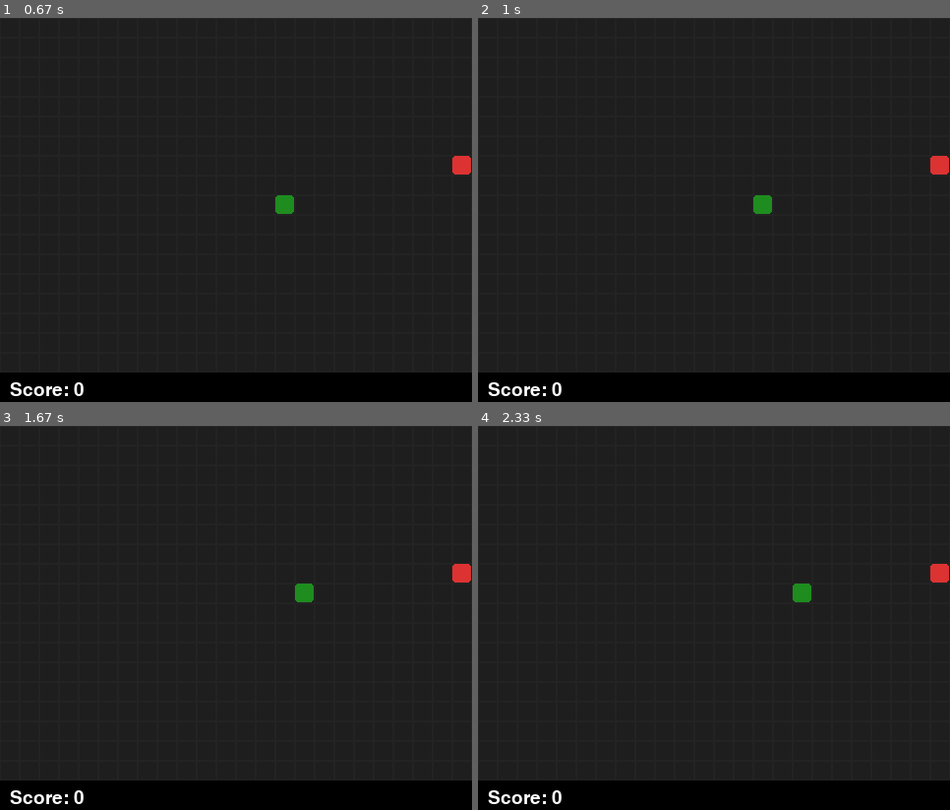
Above: before the commit, frames 1-4 (two rows, left to right).
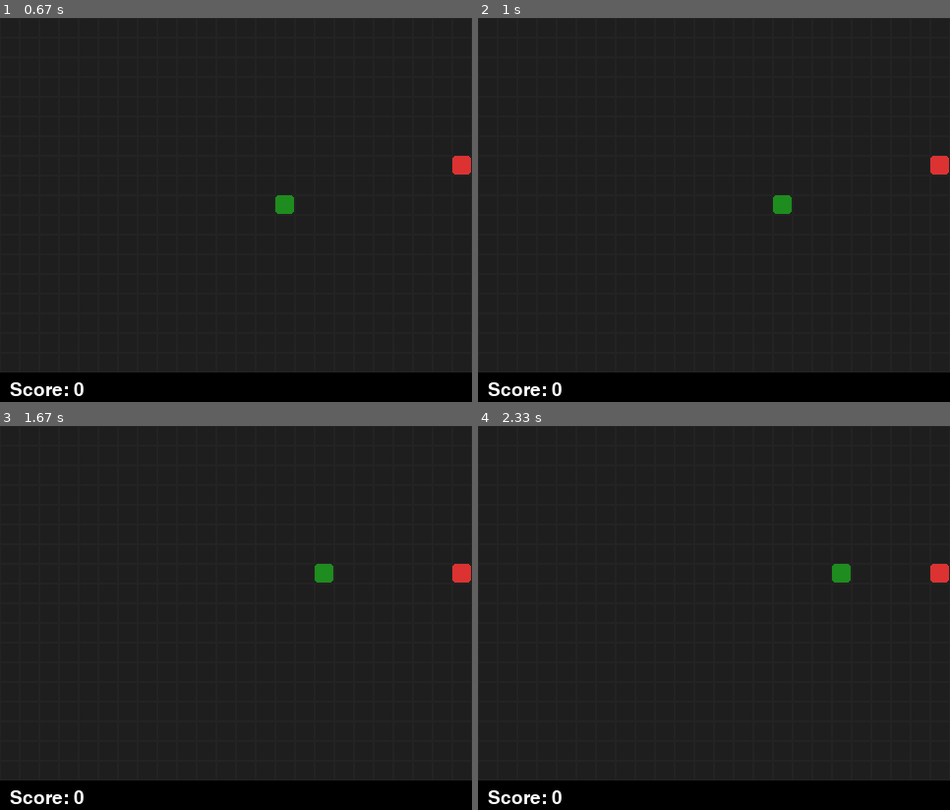
Above: after the commit, the same moments.

Repository: cobble-it/HCPS_Pygame_01
Game: pygame game, started from snake.py
The game is run twice, just before and just after one commit, with the same random seed, the same clock (stepped at 60 frames per second) and the same inputs.
Inputs:
- Up to frame 1 (0.67 s): tap Enter at 0.33 s
- Up to frame 2 (1 s): no input
- Up to frame 3 (1.67 s): hold Up from 1.17 s (still down)
- Up to frame 4 (2.33 s): release Up at 1.77 s; hold Right from 1.8 s (still down)

Frame 1 is identical in both runs. In frame 2, 0.4% of the frame differs, in the area x 58-67%, y 46-52%; in frame 3, 0.4%; in frame 4, 0.4%.

Commit message:
Update snake.py
just change the delay from 500 to 300 milliseconds

Diff:
--- a/snake.py
+++ b/snake.py
@@ -116,7 +116,7 @@
         pygame.display.flip()
 
         # Delay (reduce difficulty)
-        pygame.time.delay(500)  # 500ms delay
+        pygame.time.delay(300)  # 300ms delay
 
     return False
 
